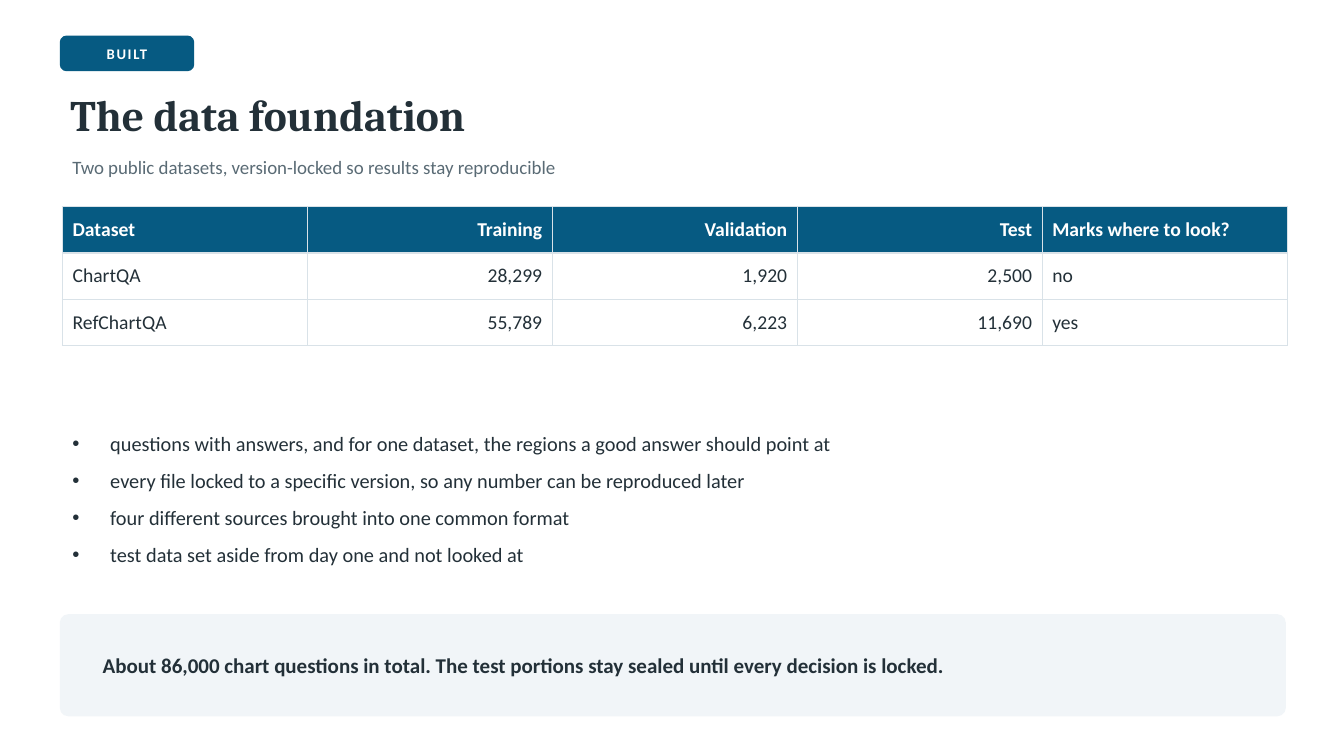
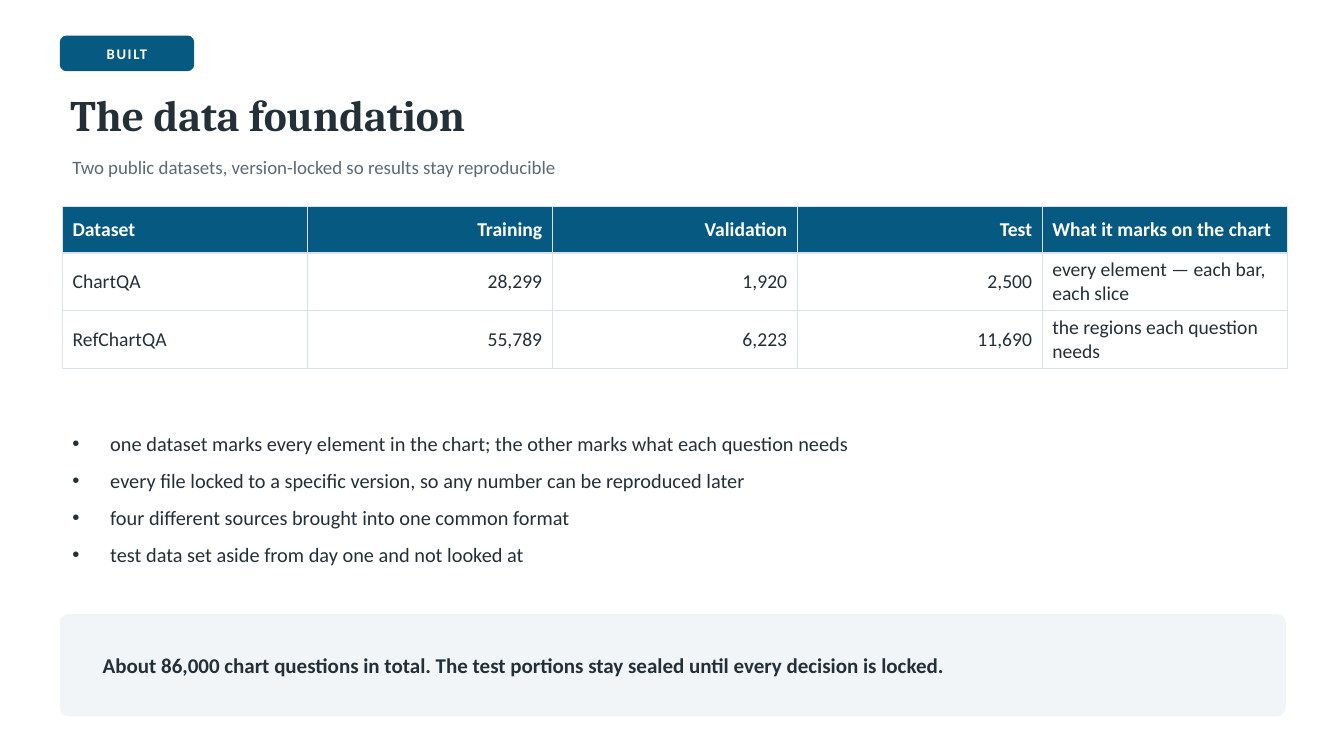
Before and after one commit to Ahmed-Elghazaly/chartqa-dual-target, a slide deck: slide 6 of presentation/ChartQA-Week1.pptx. Drawn at 1344x756 pixels with LibreOffice and Linux fonts; fonts in the diff are those of the drawing. Boxes give left, top, right and bottom in pixels: in the first picture for what was removed or moved away, otherwise in the second. Text is boxed around its words. In the diff, an @@ line names an element or a change of style, - is before the commit and + after.

```diff
--- a/presentation/ChartQA-Week1.pptx
+++ b/presentation/ChartQA-Week1.pptx
@@ table at (63, 207, 1288, 362) @@
-row 1, column 5: Marks where to look?
+row 1, column 5: What it marks on the chart
-row 2, column 5: no
+row 2, column 5: every element — each bar, each slice
-row 3, column 5: yes
+row 3, column 5: the regions each question needs
@@ text at (110, 437, 848, 455): text changed @@
-• questions with answers, and for one dataset, the regions a good answer should point at
+• one dataset marks every element in the chart; the other marks what each question needs
```
Also in this commit, not shown: 4 other files.
